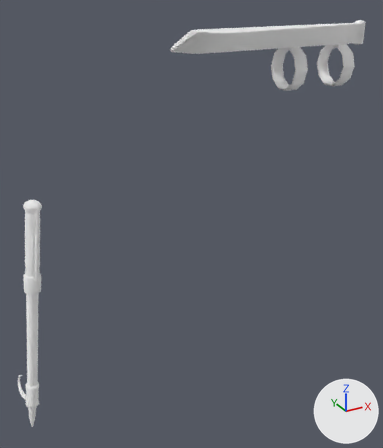
A saved change to the glTF model public/models/armory/kit-oro.glb.
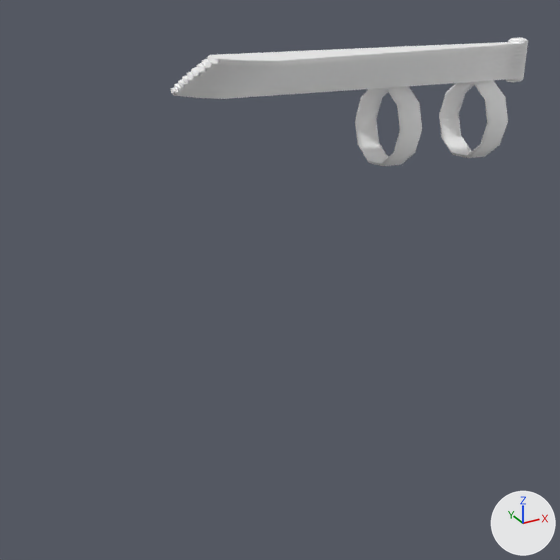
Each version is shown whole from a camera (50 mm lens) standing at (-0.367, -0.919, 1.577) and looking at (0.217, 0.142, 1.046), then close up on the part from 20% to 100% of the width and 0% to 68% of the height. Every picture has the same lights, and +X, +Y and +Z are marked at lower right. The first two pictures are the older version. Vertices at exactly the same position are counted once.

The older version as bpy lines, for what is in view:
```python
me_kitoro = bpy.data.meshes.new('KitOro')
me_kitoro.from_pydata(...)  # 798 vertices, 1342 faces; spans x -0.226..0.628, y -0.071..0.332, z 0.494..1.514
me_kitoro.materials.append(mat_mi_armory_atlas)  # white #ffffff
ob_kitoro = bpy.data.objects.new('KitOro', me_kitoro)
ob_kitoro.location = (0.0, 0.0, 0.0)
```
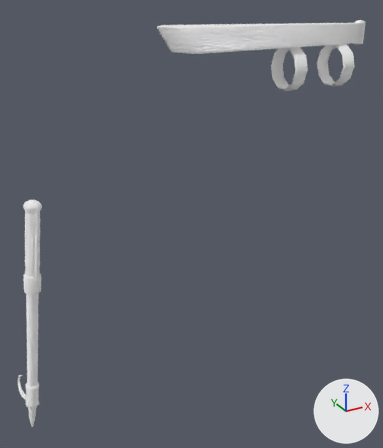
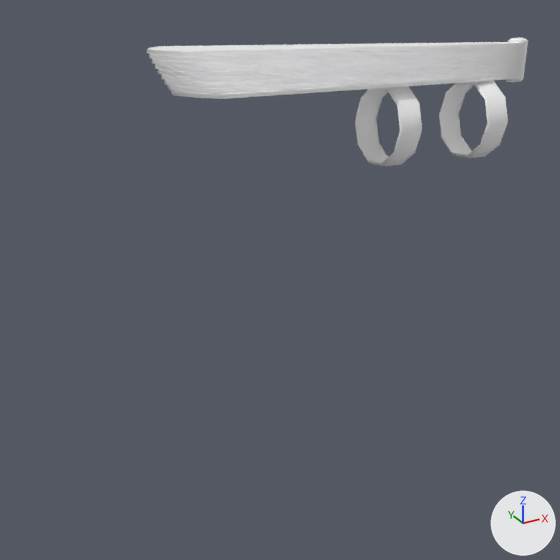
What differs and where, as boxes (x1, y1, x2, y2) in the close-ups (560 x 560 px; the box of a moved part takes in the faces that stretch with it):
'KitOro', reshaped (7% wider)
    before: (171, 37, 528, 166)
    after: (147, 37, 528, 166)
part 1 of me_kitoro, moved or reshaped
    before: (174, 71, 522, 95)
    after: (167, 71, 522, 93)
part 2 of me_kitoro, moved or reshaped
    before: (178, 67, 523, 91)
    after: (164, 67, 522, 88)
part 3 of me_kitoro, moved or reshaped
    before: (182, 63, 524, 87)
    after: (161, 63, 522, 82)
part 4 of me_kitoro, moved or reshaped
    before: (187, 59, 524, 83)
    after: (158, 59, 523, 77)
part 5 of me_kitoro, moved or reshaped
    before: (191, 55, 525, 79)
    after: (155, 55, 523, 72)
part 6 of me_kitoro, moved or reshaped
    before: (196, 51, 525, 74)
    after: (152, 51, 523, 66)
part 7 of me_kitoro, moved or reshaped
    before: (202, 47, 526, 70)
    after: (149, 47, 524, 61)
part 8 of me_kitoro, moved or reshaped
    before: (207, 42, 527, 65)
    after: (147, 42, 524, 56)

What the commit changed:
me_kitoro is used by ob_kitoro; location (0.0, 0.0, 0.0).
me_kitoro had 798 vertices, 1342 faces and spanned x -0.226..0.628, y -0.071..0.332, z 0.494..1.514.
me_kitoro now has 798 vertices, 1342 faces and spans x -0.226..0.628, y 0.004..0.332, z 0.494..1.514.
me_kitoro part 1: the loose piece of 28 vertices spanning x 0.131..0.616, y 0.001..0.109, z 1.47..1.475 is turned -2.6 degrees about the z axis through its middle, then moved by (0.0, 0.011, 0.0).
me_kitoro part 2: the loose piece of 28 vertices spanning x 0.131..0.616, y -0.01..0.099, z 1.475..1.479 is turned -5.2 degrees about the z axis through its middle, then moved by (0.0, 0.022, 0.0).
me_kitoro part 3: the loose piece of 28 vertices spanning x 0.131..0.617, y -0.02..0.088, z 1.48..1.484 is turned -7.9 degrees about the z axis through its middle, then moved by (0.0, 0.033, 0.0).
me_kitoro part 4: the loose piece of 28 vertices spanning x 0.132..0.617, y -0.03..0.078, z 1.485..1.489 is turned -10.5 degrees about the z axis through its middle, then moved by (-0.001, 0.045, 0.0).
me_kitoro part 5: the loose piece of 28 vertices spanning x 0.133..0.617, y -0.04..0.069, z 1.489..1.494 is turned -13.1 degrees about the z axis through its middle, then moved by (-0.002, 0.056, 0.0).
me_kitoro part 6: the loose piece of 28 vertices spanning x 0.134..0.618, y -0.051..0.066, z 1.494..1.498 is turned -15.8 degrees about the z axis through its middle, then moved by (-0.003, 0.067, 0.0).
me_kitoro part 7: the loose piece of 28 vertices spanning x 0.135..0.618, y -0.061..0.066, z 1.499..1.503 is turned -18.4 degrees about the z axis through its middle, then moved by (-0.004, 0.078, 0.0).
me_kitoro part 8: the loose piece of 28 vertices spanning x 0.137..0.618, y -0.071..0.066, z 1.504..1.508 is turned -21 degrees about the z axis through its middle, then moved by (-0.004, 0.089, 0.0).
Other edits to the shape of me_kitoro do not show in these pictures.
